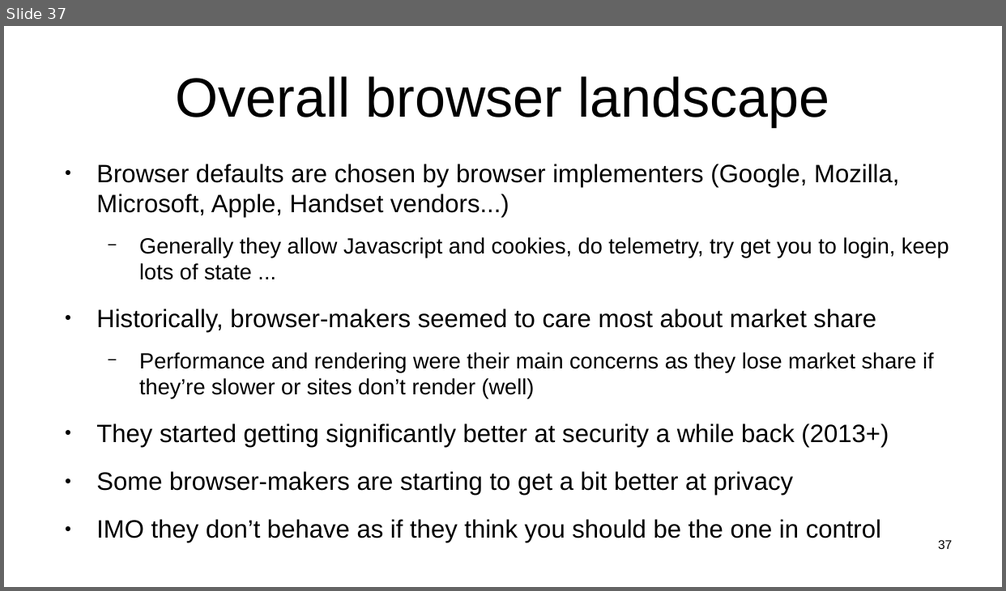
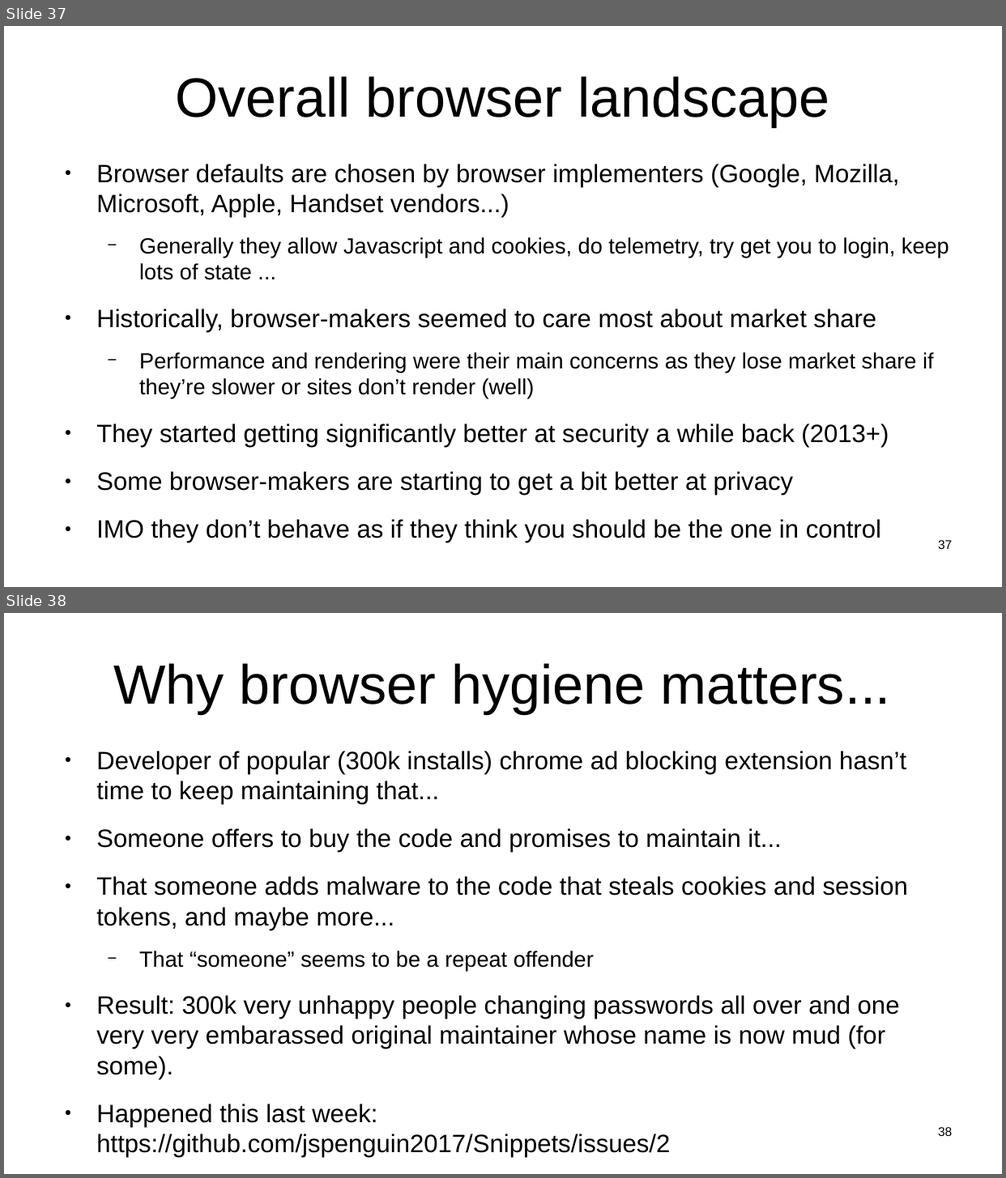
Before and after one commit to sftcd/witidtm, a slide deck: lectures/2020-2021/200-web.odp. Shown one above the other, each under a label of ours: slide 37 before the commit, slides 37 and 38 after it. The pictures are 1006x591 and 1006x1178 pixels, drawn with LibreOffice and Linux fonts; fonts in the diff are those of the drawing. Boxes give left, top, right and bottom in pixels: in the first picture for what was removed or moved away, otherwise in the second. Text is boxed around its words. In the diff, an @@ line names an element or a change of style, - is before the commit and + after.

```diff
--- a/lectures/2020-2021/200-web.odp
+++ b/lectures/2020-2021/200-web.odp
@@ slide 38 added at box(4, 613, 1002, 1174), background #FFFFFF @@
@@ title added at box(113, 663, 891, 714), 44 pt, text #000000 @@
+Why browser hygiene matters...
@@ text added at box(96, 751, 908, 1158), 20 pt, text #000000 @@
+● Developer of popular (300k installs) chrome ad blocking extension hasn’t time to keep maintaining that...
+● Someone offers to buy the code and promises to maintain it...
+● That someone adds malware to the code that steals cookies and session tokens, and maybe more...
+  − That “someone” seems to be a repeat offender
+● Result: 300k very unhappy people changing passwords all over and one very very embarassed original maintainer whose name is now mud (for some).
+● Happened this last week:
+  https://github.com/jspenguin2017/Snippets/issues/2
@@ page number added at box(938, 1127, 952, 1136), 10 pt, text #000000 @@
+38
```
Also in this commit, not shown: 1 other file.
